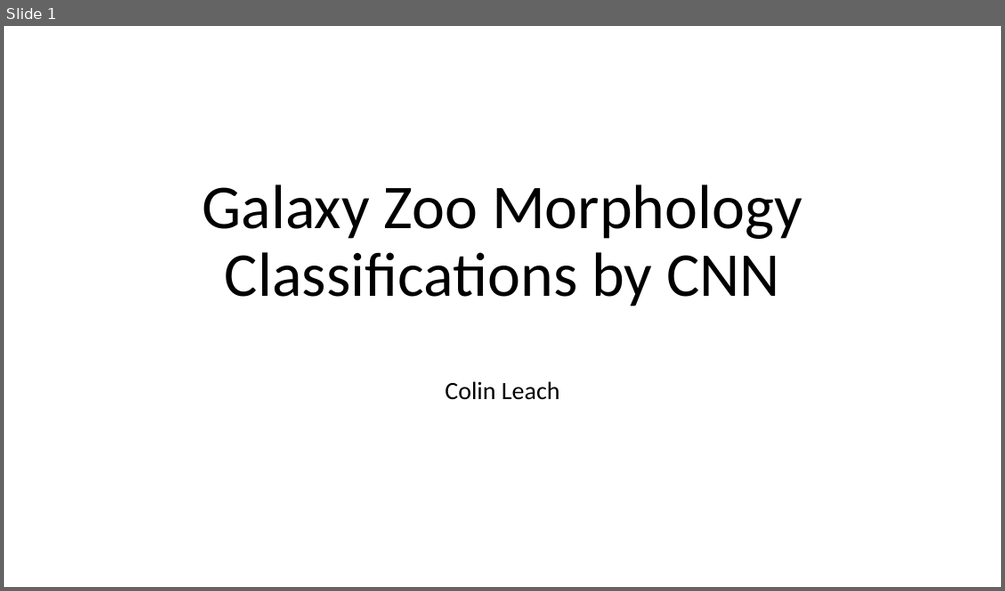
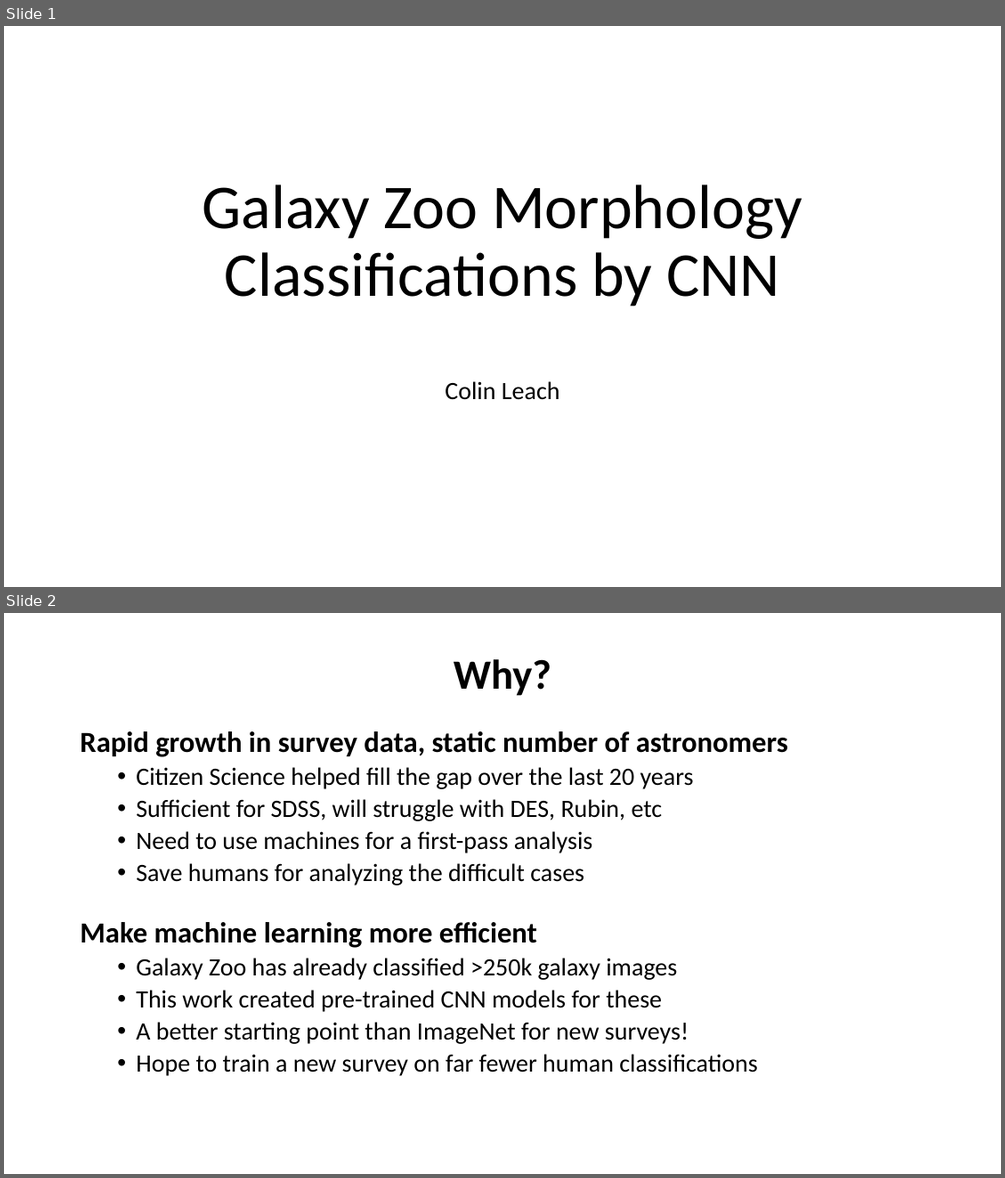
Before and after one commit to colinleach/proj502, a slide deck: project_report/Colin Leach project for ASTR 502.pptx. Shown one above the other, each under a label of ours: slide 1 before the commit, slides 1 and 2 after it. The pictures are 1005x591 and 1005x1178 pixels, drawn with LibreOffice and Linux fonts; fonts in the diff are those of the drawing. Boxes give left, top, right and bottom in pixels: in the first picture for what was removed or moved away, otherwise in the second. Text is boxed around its words. In the diff, an @@ line names an element or a change of style, - is before the commit and + after.

Commit message:
slides and tensorboard images

```diff
--- a/project_report/Colin Leach project for ASTR 502.pptx
+++ b/project_report/Colin Leach project for ASTR 502.pptx
@@ slide 2 added at (x1=4, y1=613, x2=1001, y2=1174), background #FFFFFF @@
@@ title added at (x1=453, y1=659, x2=551, y2=696), 40 pt, text #000000, bold @@
+Why?
@@ text added at (x1=80, y1=731, x2=788, y2=1076), 24 pt, text #000000 @@
+Rapid growth in survey data, static number of astronomers
+  • Citizen Science helped fill the gap over the last 20 years
+  • Sufficient for SDSS, will struggle with DES, Rubin, etc
+  • Need to use machines for a first-pass analysis
+  • Save humans for analyzing the difficult cases
+Make machine learning more efficient
+  • Galaxy Zoo has already classified >250k galaxy images
+  • This work created pre-trained CNN models for these
+  • A better starting point than ImageNet for new surveys!
+  • Hope to train a new survey on far fewer human classifications
```
Also in this commit, not shown: 2 slides changed, 4 other slides added, 4 other files.
